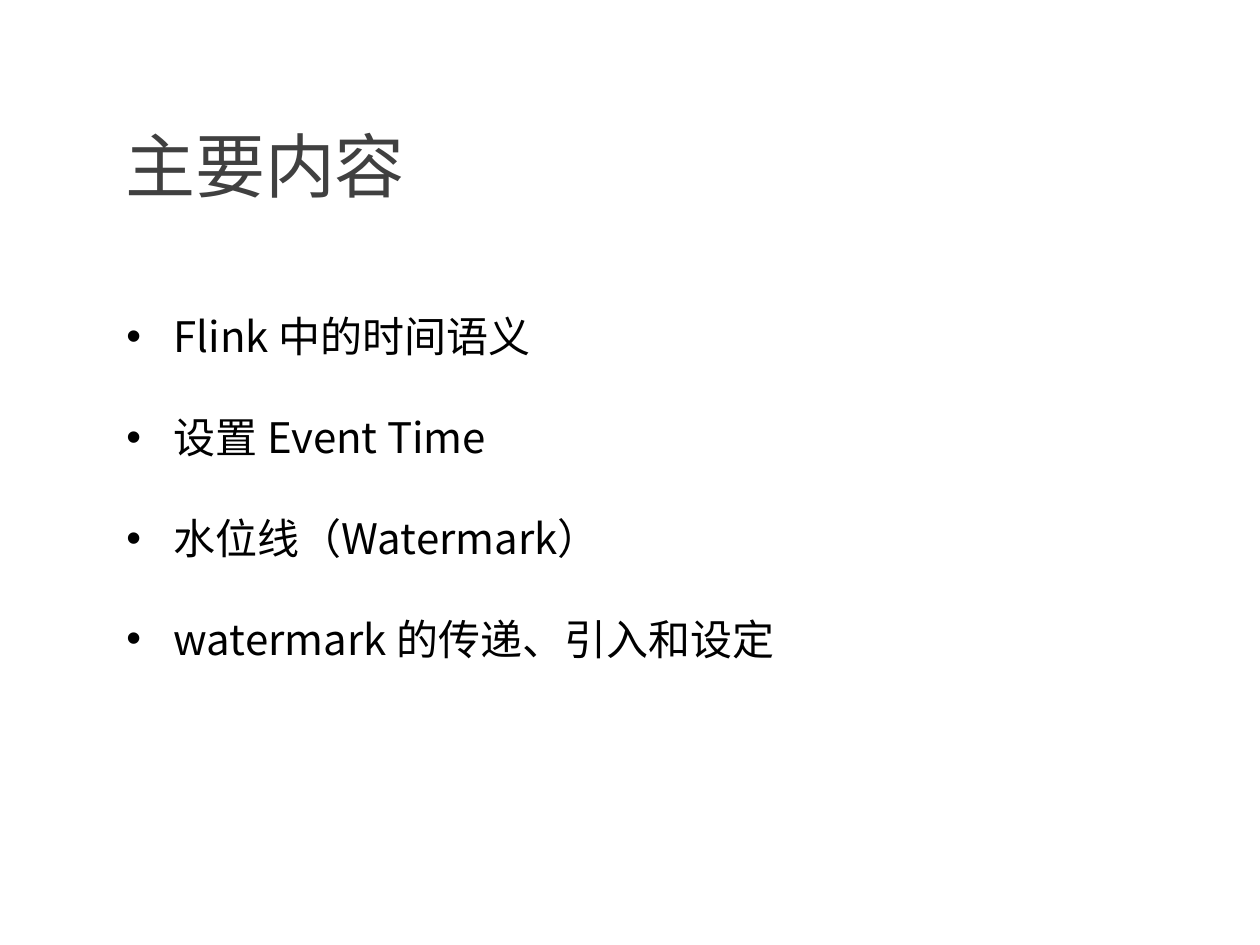
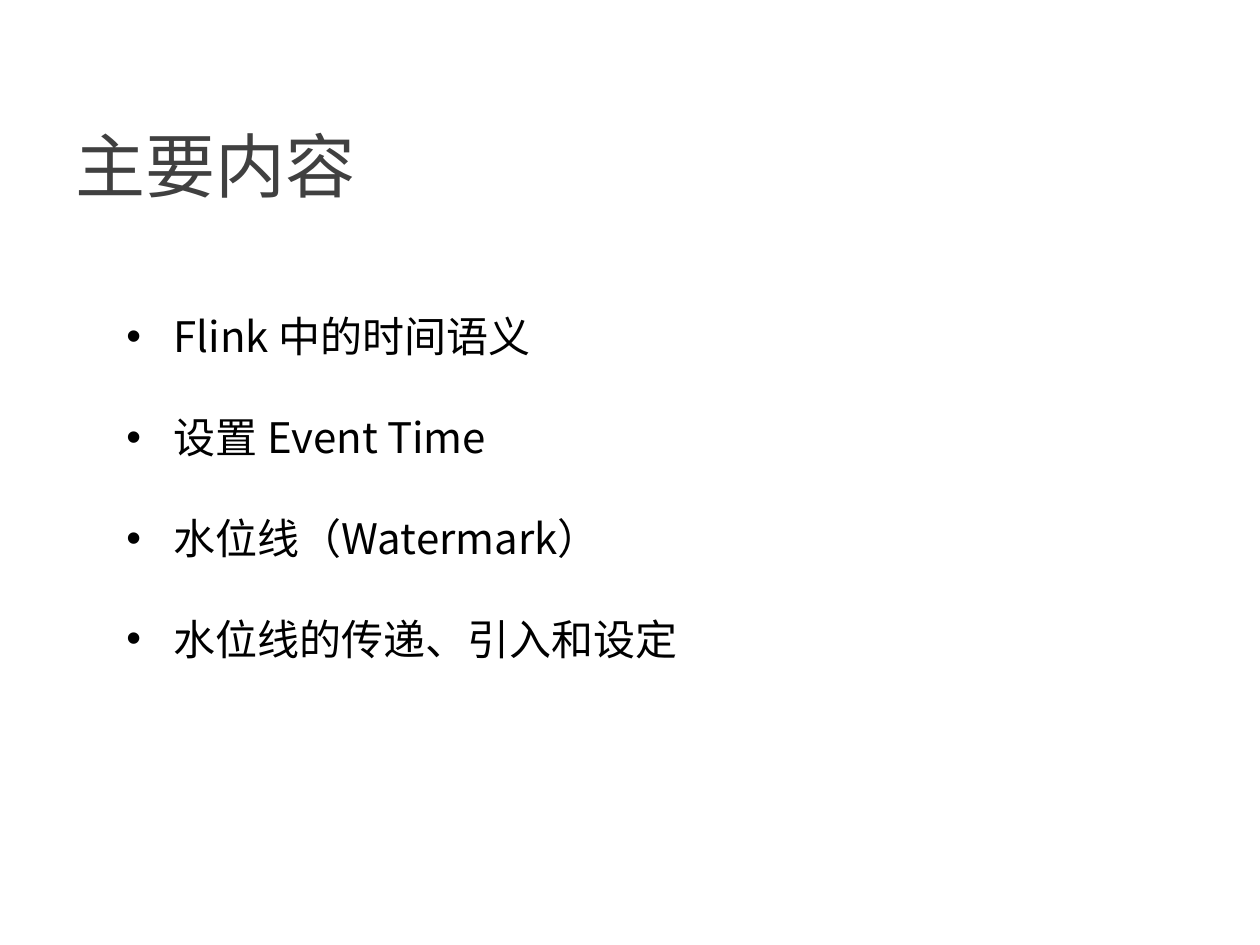
Before and after one commit to confucianzuoyuan/flink-tutorial, a slide deck: slide 2 of slides/4_Flink中的时间语义和watermark.pptx. Drawn at 1260x945 pixels with LibreOffice and Linux fonts; fonts in the diff are those of the drawing; background and template pictures are left out. Boxes give left, top, right and bottom in pixels: in the first picture for what was removed or moved away, otherwise in the second. Text is boxed around its words. In the diff, an @@ line names an element or a change of style, - is before the commit and + after.

```diff
--- a/slides/4_Flink中的时间语义和watermark.pptx
+++ b/slides/4_Flink中的时间语义和watermark.pptx
@@ text "主要内容" at bbox=[75, 133, 355, 198]: indent changed @@
@@ text at bbox=[174, 619, 678, 659]: text changed @@
-• watermark 的传递、引入和设定
+• 水位线的传递、引入和设定
```
Also in this commit, not shown: 13 other slides changed, 1 slide added, 3 other files.
